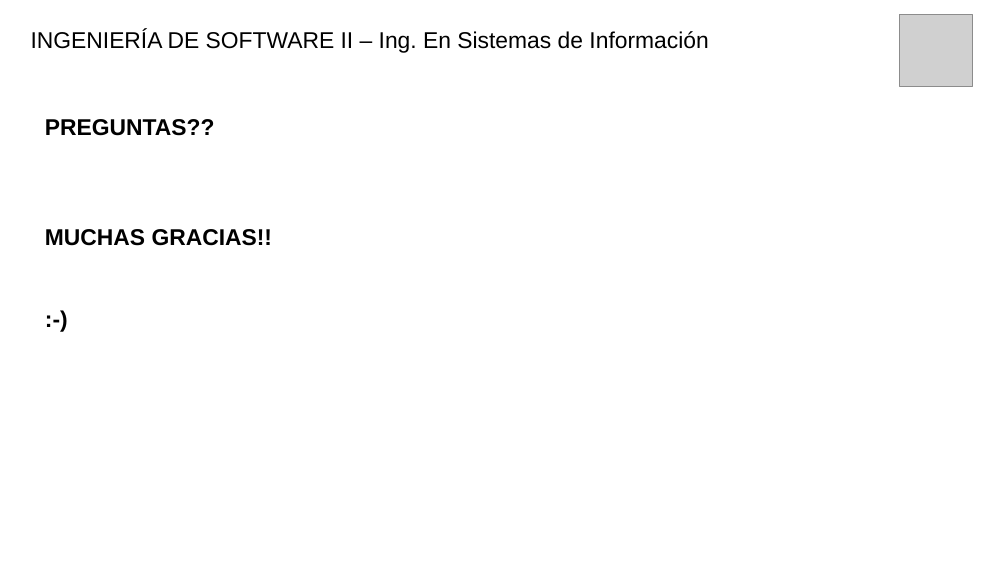
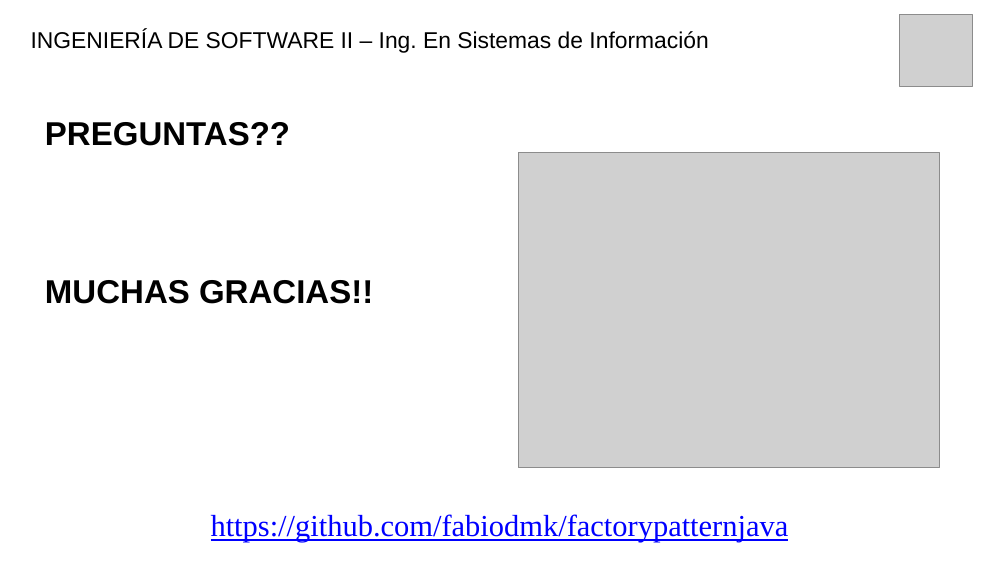
Before and after one commit to fabiodmk/factorypatternjava, a slide deck: slide 14 of Documentación/Factory Pattern.pptx. Drawn at 1008x567 pixels with LibreOffice and Linux fonts; fonts in the diff are those of the drawing; grey boxes stand for pictures. Boxes give left, top, right and bottom in pixels: in the first picture for what was removed or moved away, otherwise in the second. Text is boxed around its words. In the diff, an @@ line names an element or a change of style, - is before the commit and + after.

```diff
--- a/Documentación/Factory Pattern.pptx
+++ b/Documentación/Factory Pattern.pptx
@@ text at <box>45,122,373,304</box>: paragraph removed @@
-:-)
@@ text "PREGUNTAS??" at <box>45,122,373,304</box>: size 18 to 26 pt @@
@@ picture added at <box>519,152,939,467</box> @@
@@ text added at <box>211,514,789,542</box>, 24 pt, text #0000FF, underline @@
+https://github.com/fabiodmk/factorypatternjava
```
Also in this commit, not shown: 4 other slides changed, 2 other files.
